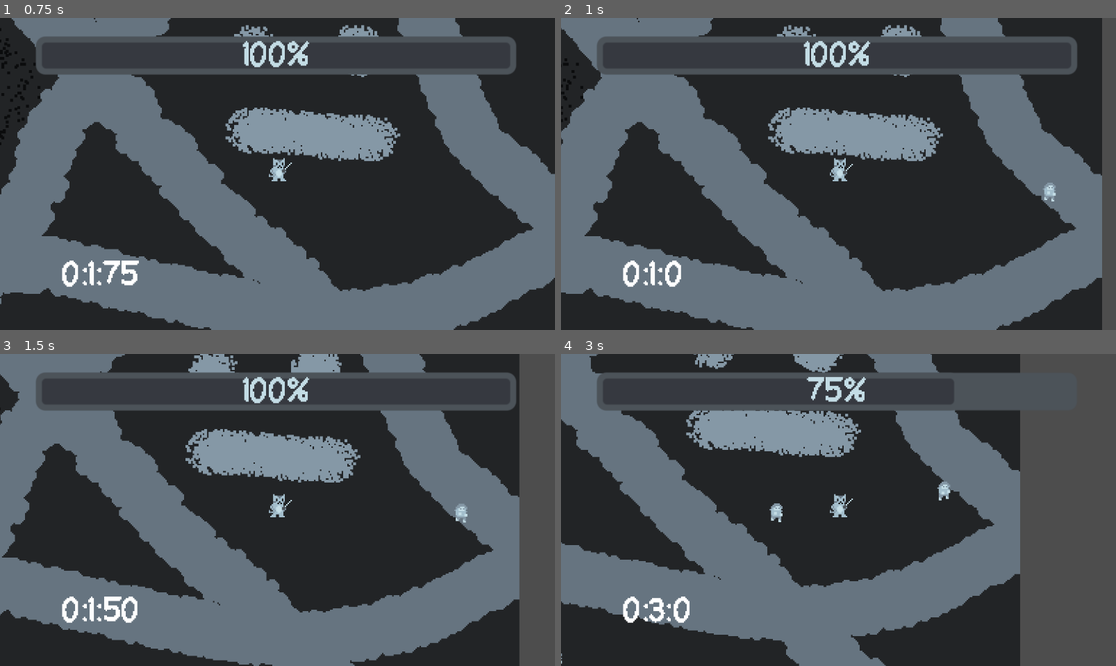
Above: before the commit, frames 1-4 (two rows, left to right).
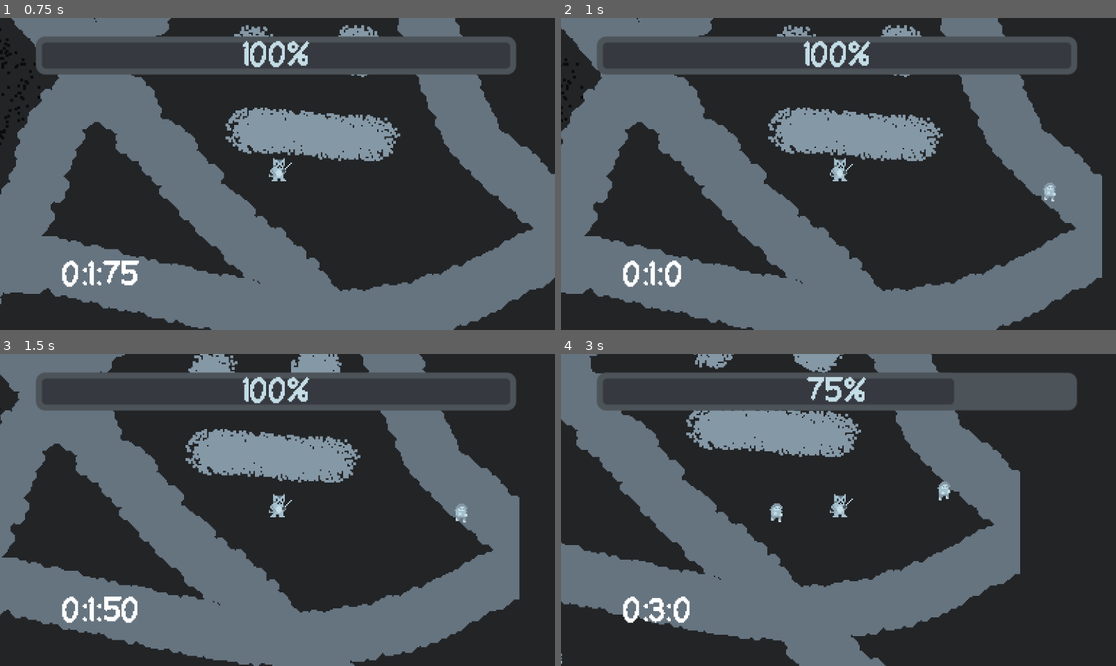
Above: after the commit, the same moments.

Repository: The-Briel-Deal/kibble-survivors
Game: Godot game, scene res://main.tscn
Two runs of this game, one before a commit and one after it. Both use one fixed random seed, a clock stepped at 60 frames per second and the inputs below.
Inputs:
- Up to frame 1 (0.75 s): hold Right (Move Right) from 0.53 s (still down)
- Up to frame 2 (1 s): keep holding Right (Move Right)
- Up to frame 3 (1.5 s): release Right (Move Right) at 1.28 s; hold Down (Move Down) from 1.28 s (still down)
- Up to frame 4 (3 s): release Down (Move Down) at 2.03 s; hold Right (Move Right) 2.03-2.78 s; hold Up (Move Up) from 2.78 s (still down)

Frame 1 is identical in both runs. In frame 2, 2.5% of the frame differs, in the area x 97-100%, y 0-100%; in frame 3, 6.4%; in frame 4, 16%, in the area x 82-100%, y 0-100%.

Commit message:
add logo

Diff:
--- a/main.gd
+++ b/main.gd
@@ -6,6 +6,7 @@
 var time_to_spawn: float = 1
 
 func _ready():
+	RenderingServer.set_default_clear_color(Color("222426"))
 	enemy = preload("res://enemy.tscn")
 
 
--- a/project.godot
+++ b/project.godot
@@ -49,3 +49,7 @@
 , Object(InputEventJoypadMotion,"resource_local_to_scene":false,"resource_name":"","device":-1,"axis":0,"axis_value":-1.0,"script":null)
 ]
 }
+
+[rendering]
+
+textures/canvas_textures/default_texture_filter=0
Binary file changed: Assets/kibble-logo.aseprite
Binary file changed: Assets/kibble-logo.png
